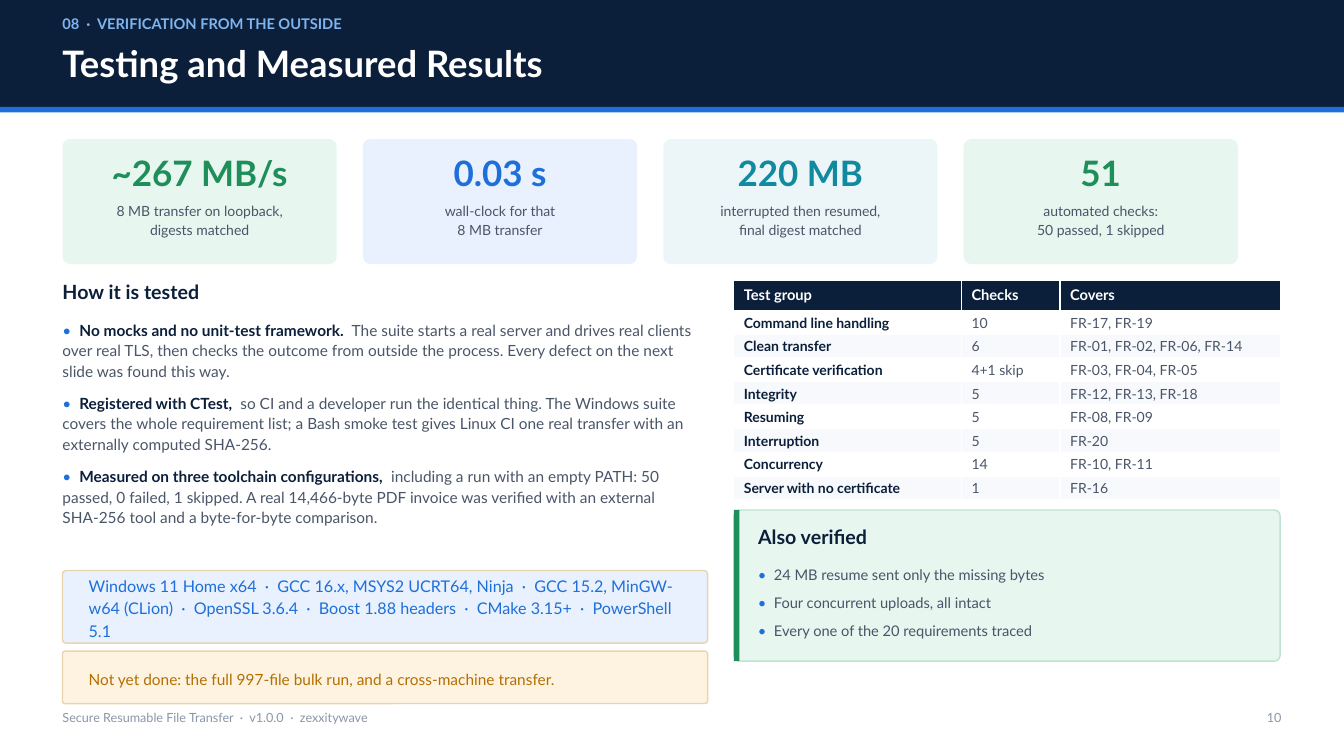
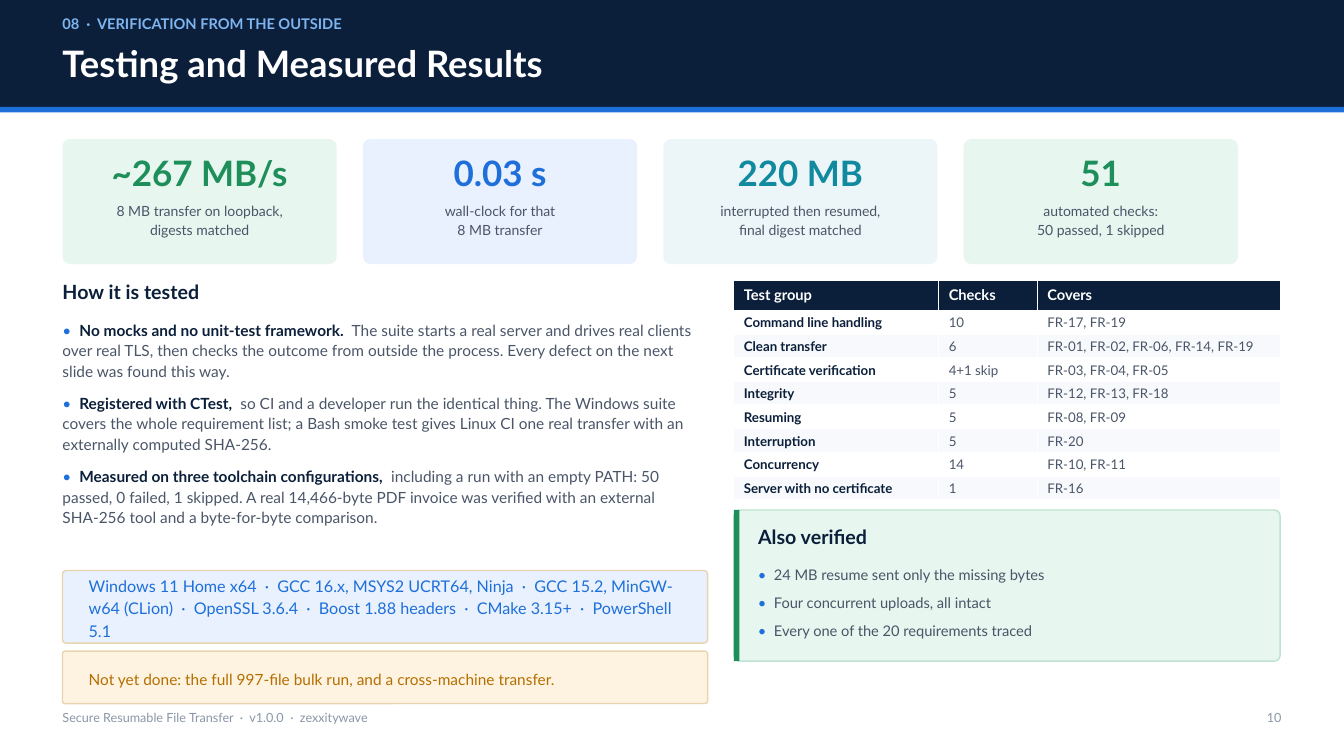
Before and after one commit to zexxitywave/File-transfer-, a slide deck: slide 10 of presentation/Secure-Resumable-File-Transfer.pptx. Drawn at 1344x756 pixels with LibreOffice and Linux fonts; fonts in the diff are those of the drawing. Boxes give left, top, right and bottom in pixels: in the first picture for what was removed or moved away, otherwise in the second. Text is boxed around its words. In the diff, an @@ line names an element or a change of style, - is before the commit and + after.

```diff
--- a/presentation/Secure-Resumable-File-Transfer.pptx
+++ b/presentation/Secure-Resumable-File-Transfer.pptx
@@ table at [734,280,1280,500] @@
-row 3, column 3: FR-01, FR-02, FR-06, FR-14
+row 3, column 3: FR-01, FR-02, FR-06, FR-14, FR-19
@@ size 10 to 9.5 pt in "Command line handling", "10", "FR-17, FR-19", "Clean transfer" and 19 more places @@
```
Also in this commit, not shown: 1 other slide changed, 1 other file.
